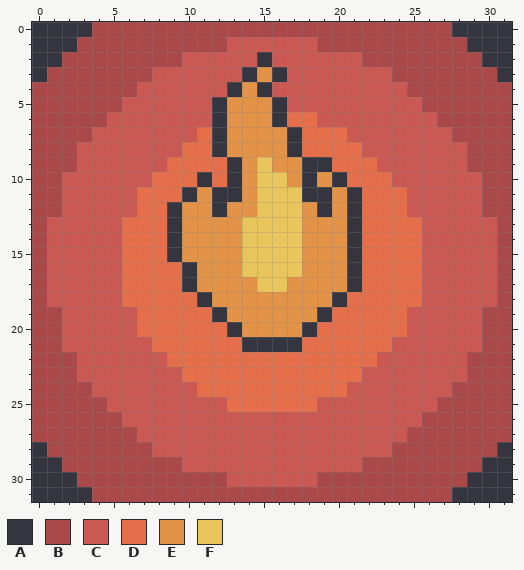
File history of a pixel-art sprite, UI_elements/skill_icons/Fire Explosion.png. This is how it looked before the edit.
The file is 32x32 pixels.
Palette (. is transparent): A #353540  B #a94949  C #ca5954  D #e56f4b  E #e39347  F #e8c65b
Pixels before, first column x 0:
 0 AAAABBBBBBBBBBBBBBBBBBBBBBBBAAAA
 1 AAABBBBBBBBBBCCCCCCBBBBBBBBBBAAA
 2 AABBBBBBBBCCCCCACCCCCCBBBBBBBBAA
 3 ABBBBBBBCCCCCCAEACCCCCCCBBBBBBBA
 4 BBBBBBBCCCCCCAEACCCCCCCCCBBBBBBB
 5 BBBBBBCCCCCCAEEEACCCCCCCCCBBBBBB
 6 BBBBBCCCCCCCAEEEADDCCCCCCCCBBBBB
 7 BBBBCCCCCCCDAEEEEADDDCCCCCCCBBBB
 8 BBBCCCCCCCDDAEEEEADDDDCCCCCCCBBB
 9 BBBCCCCCCDDDDAEFEEAADDDCCCCCCBBB
10 BBCCCCCCDDDADAEFFEAEADDDCCCCCCBB
11 BBCCCCCDDDAEAAEFFFAAEADDDCCCCCBB
12 BBCCCCCDDAEEAEEFFFEAEADDDCCCCCBB
13 BCCCCCDDDAEEEEFFFFEEEADDDDCCCCCB
14 BCCCCCDDDAEEEEFFFFEEEADDDDCCCCCB
15 BCCCCCDDDAEEEEFFFFEEEADDDDCCCCCB
16 BCCCCCDDDDAEEEFFFFEEEADDDDCCCCCB
17 BCCCCCDDDDAEEEEFFEEEEADDDDCCCCCB
18 BCCCCCDDDDDAEEEEEEEEADDDDDCCCCCB
19 BBCCCCCDDDDDAEEEEEEADDDDDCCCCCBB
20 BBCCCCCDDDDDDAEEEEADDDDDDCCCCCBB
21 BBCCCCCCDDDDDDAAAADDDDDDCCCCCCBB
22 BBBCCCCCCDDDDDDDDDDDDDDCCCCCCBBB
23 BBBCCCCCCCDDDDDDDDDDDDCCCCCCCBBB
24 BBBBCCCCCCCDDDDDDDDDDCCCCCCCBBBB
25 BBBBBCCCCCCCCDDDDDDCCCCCCCCBBBBB
26 BBBBBBCCCCCCCCCCCCCCCCCCCCBBBBBB
27 BBBBBBBCCCCCCCCCCCCCCCCCCBBBBBBB
28 ABBBBBBBCCCCCCCCCCCCCCCCBBBBBBBA
29 AABBBBBBBBCCCCCCCCCCCCBBBBBBBBAA
30 AAABBBBBBBBBBCCCCCCBBBBBBBBBBAAA
31 AAAABBBBBBBBBBBBBBBBBBBBBBBBAAAA
After the commit:
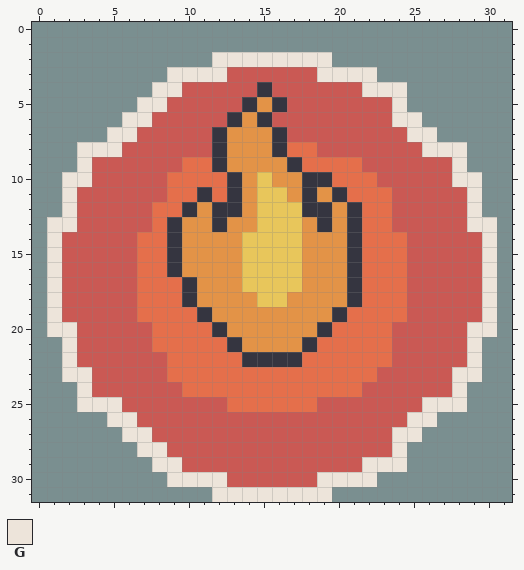
Colours new in this view: G #ede4da
Commit: new icons for fire buff and explosion abilities
The exact change:
colour B: #a94949 -> #7a8f90
Changed rows in their new state; - is a pixel that keeps its letter.
first column x 0:
 0 BBBB------------------------BBBB
 1 BBB----------BBBBBB----------BBB
 2 BB--------BBGGGGGGGGBB--------BB
 3 B-------BGGGG-CCC--GGGGB-------B
 4 -------BGG---CC-------GGG-------
 5 ------BGG---CCA---------GB------
 6 -----BGG----CA-ACCC-----GGB-----
 7 ----BGG----C----ACCCC----GGB----
 8 ---GGG----CC----AD-CCC----GGG---
 9 ---G-----C--AE-E-ADD--C-----G---
10 --GG----C--D----E--AD--C----GG--
11 --G----CC-DAD----E-EAD--C----G--
12 --G----C-DA--A----A-----C----G--
13 -GG---CC----A-E----A----CC---GG-
14 -G----C------------------C----G-
15 -G----C------------------C----G-
16 -G----C--AE--------------C----G-
17 -G----C-------F--F-------C----G-
18 -G----C---AE---FF---EA---C----G-
19 -G---------AE------EA---------G-
20 -GG----C----AE----EA----C----GG-
21 --G----------AEEEEA----------G--
22 --G-----------AAAA-----D-----G--
23 --GG-----D------------D-----GG--
24 ---G------D----------D------G---
25 ---GGG--------------------GGG---
26 -----GG------------------GG-----
27 ------GG----------------GG------
28 B------GG---------------G------B
29 BB------GG------------GGG-----BB
30 BBB------GGGG------GGGG------BBB
31 BBBB--------GGGGGGGG--------BBBB
Where, in picture pixels (left, top, right, bottom), the same in both pictures:
changed: (32, 22, 512, 502)
